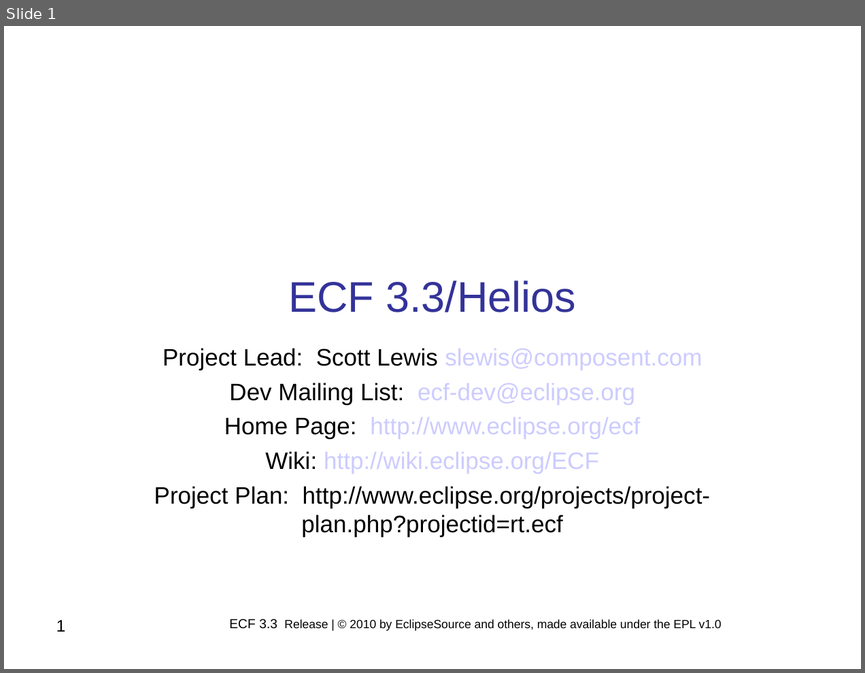
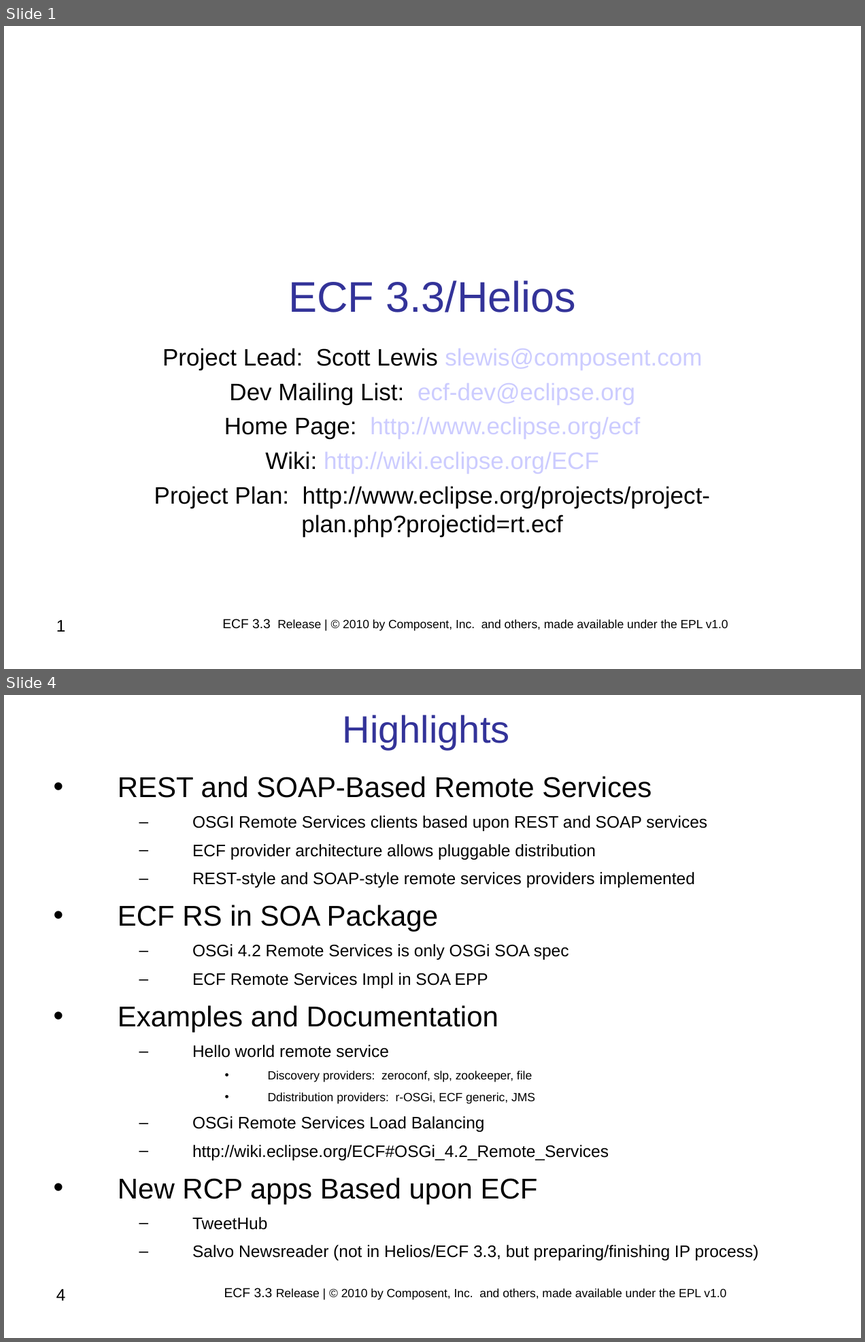
Before and after one commit to eclipse/ecf-website, a slide deck: reviews/ECF_Project_3.3_Release_Review.ppt. Shown one above the other, each under a label of ours: slide 1 before the commit, slides 1 and 4 after it; the slides between them are not shown. The pictures are 865x673 and 865x1342 pixels, drawn with LibreOffice and Linux fonts; fonts in the diff are those of the drawing; background and template pictures are left out. Boxes give left, top, right and bottom in pixels: in the first picture for what was removed or moved away, otherwise in the second. Text is boxed around its words. In the diff, an @@ line names an element or a change of style, - is before the commit and + after.

Commit message:
New ECF 3.3. release materials

```diff
--- a/reviews/ECF_Project_3.3_Release_Review.ppt
+++ b/reviews/ECF_Project_3.3_Release_Review.ppt
@@ slide 4 added at (4,695,861,1338), background #FFFFFF @@
@@ title added at (343,715,510,750), 32 pt, text #333399 @@
+Highlights
@@ text added at (118,776,759,1260), 14 pt, text #000000 @@
+• REST and SOAP-Based Remote Services
+  – OSGI Remote Services clients based upon REST and SOAP services
+  – ECF provider architecture allows pluggable distribution
+  – REST-style and SOAP-style remote services providers implemented
+• ECF RS in SOA Package
+  – OSGi 4.2 Remote Services is only OSGi SOA spec
+  – ECF Remote Services Impl in SOA EPP
+• Examples and Documentation
+  – Hello world remote service
+    • Discovery providers: zeroconf, slp, zookeeper, file
+    • Ddistribution providers: r-OSGi, ECF generic, JMS
+  – OSGi Remote Services Load Balancing
+  – http://wiki.eclipse.org/ECF#OSGi_4.2_Remote_Services
+• New RCP apps Based upon ECF
+  – TweetHub
+  – Salvo Newsreader (not in Helios/ECF 3.3, but preparing/finishing IP process)
@@ page number added at (56,1289,66,1300), 14 pt, text #000000 @@
+4
@@ text added at (224,1287,726,1300), 10 pt, text #000000 @@
+ECF 3.3 Release | © 2010 by Composent, Inc. and others, made available under the EPL v1.0
@@ slide 1 changed as well @@
@@ text at (222,618,728,631): text changed @@
-ECF 3.3 Release | © 2010 by EclipseSource and others, made available under the EPL v1.0
+ECF 3.3 Release | © 2010 by Composent, Inc. and others, made available under the EPL v1.0
```
Also in this commit, not shown: 4 other slides changed, 8 other slides added, 3 slides removed, 3 other files.
